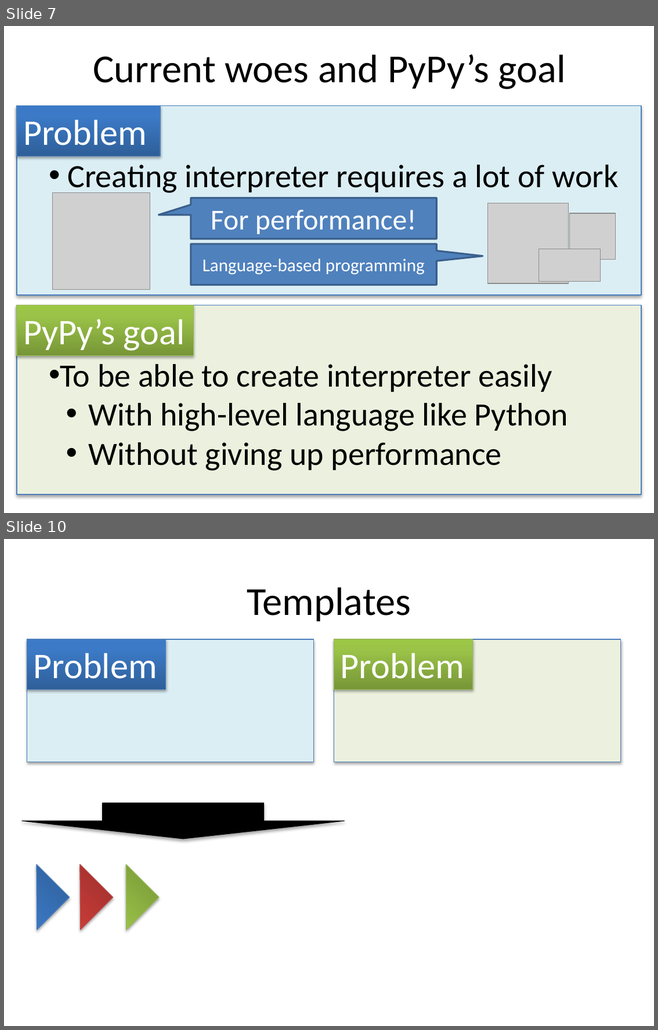
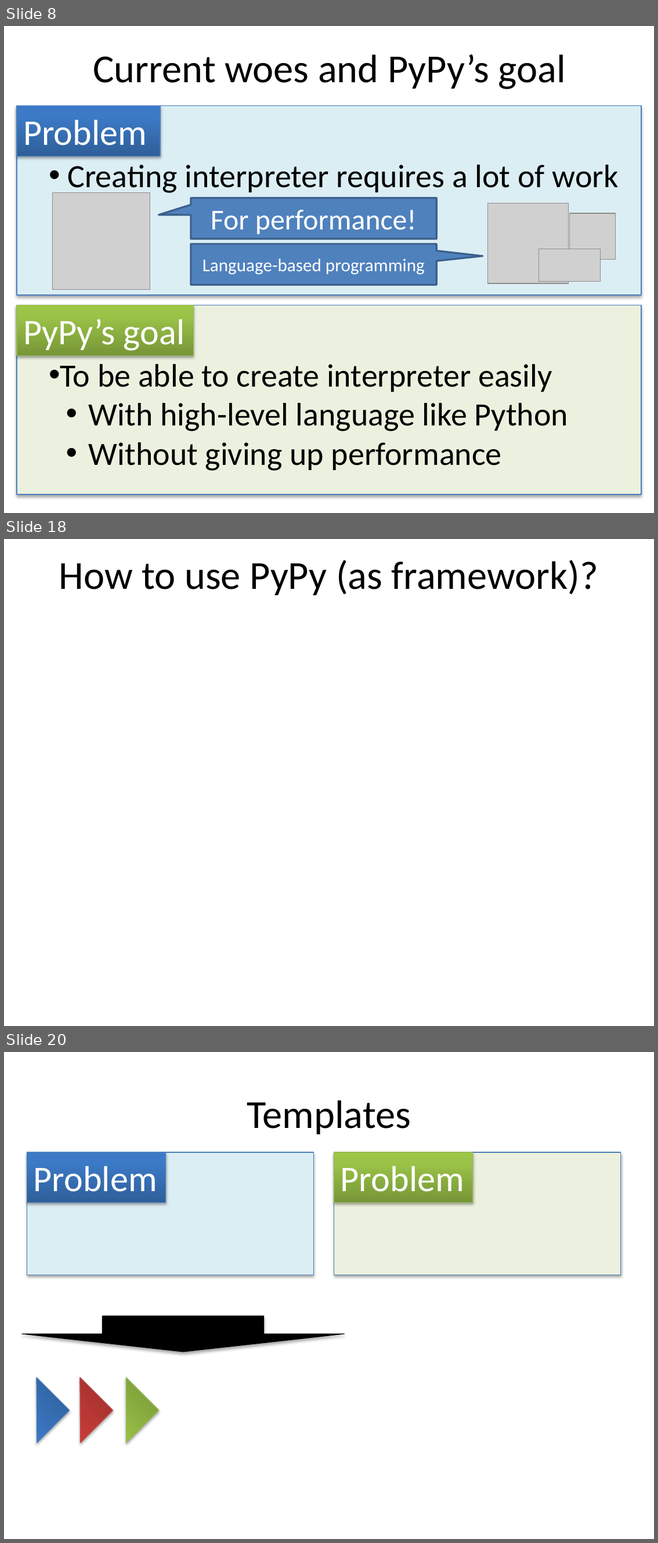
Before and after one commit to ryotaro/pyconjp2012slide, a slide deck: master/Fundamental Technologies Used in PyPy JIT Compiler.pptx. Shown one above the other, each under a label of ours: slides 7 and 10 before the commit, slides 8, 18 and 20 after it; the slides between them are not shown. The pictures are 658x1030 and 658x1543 pixels, drawn with LibreOffice and Linux fonts; fonts in the diff are those of the drawing; grey boxes stand for pictures. Boxes give left, top, right and bottom in pixels: in the first picture for what was removed or moved away, otherwise in the second. Text is boxed around its words. In the diff, an @@ line names an element or a change of style, - is before the commit and + after.

Commit message:
During writing how to use PyPy as framework

```diff
--- a/master/Fundamental Technologies Used in PyPy JIT Compiler.pptx
+++ b/master/Fundamental Technologies Used in PyPy JIT Compiler.pptx
@@ slide 18 added at (4, 539, 654, 1026), background #FFFFFF @@
@@ title added at (59, 560, 598, 595), 44 pt, text #000000 @@
+How to use PyPy (as framework)?
@@ what was slide 7 is now slide 8 @@
@@ what was slide 10 is now slide 20 @@
```
Also in this commit, not shown: 3 slides changed, 9 other slides added, 1 other file.
